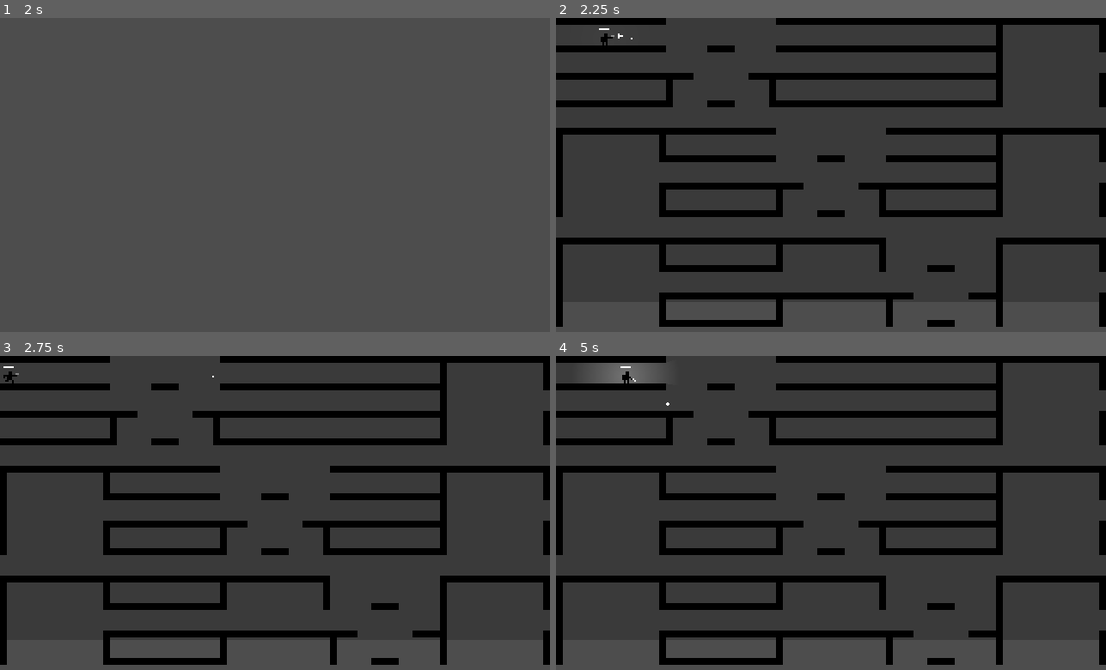
Above: before the commit, frames 1-4 (two rows, left to right).
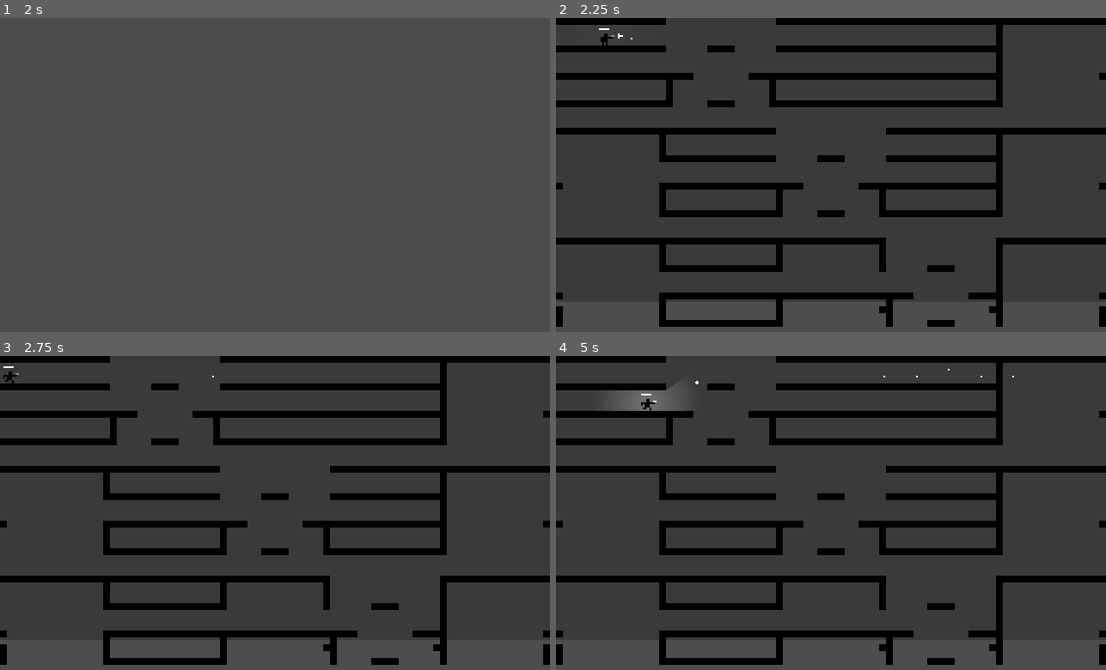
Above: after the commit, the same moments.

Repository: the-alex-g/goblin_guns
Game: Godot game, scene res://menus/join_menu.tscn
Two runs of this game, one before a commit and one after it. Both use one fixed random seed, a clock stepped at 60 frames per second and the inputs below.
Inputs (mouse positions are in pixels of both pictures, inside the frame that each line leads up to):
- Up to frame 1 (2 s): tap Enter at 0.5 s; move the mouse to (396, 165) at 0.52 s; press the mouse at (396, 165) at 0.53 s; hold D (right) from 0.53 s (still down); tap Space (jump) at 0.77, 1.25, 1.52 s; move the mouse to (165, 200) at 1.27 s; release the mouse at (165, 200) at 1.28 s; right-click (165, 200) at 1.35 s; click (165, 200) at 1.42 s
- Up to frame 2 (2.25 s): tap Enter at 2 s; move the mouse to (886, 109) at 2.02 s; release D (right) at 2.03 s; hold A (left) from 2.03 s (still down); hold Shift (sneak) from 2.03 s (still down); click (886, 109) at 2.17 s
- Up to frame 3 (2.75 s): keep holding A (left); keep holding Shift (sneak)
- Up to frame 4 (5 s): move the mouse to (803, 585) at 2.77 s; release A (left) at 2.78 s; release Shift (sneak) at 2.78 s; hold D (right) 2.78-4.28 s; tap Enter at 2.85 s; click (803, 585) at 2.92 s; tap Space (jump) at 3.02, 3.77, 4.52 s; move the mouse to (996, 569) at 3.52 s; press the mouse at (996, 569) at 3.53 s; move the mouse to (666, 472) at 4.27 s; release the mouse at (666, 472) at 4.28 s; hold A (left) from 4.28 s (still down); right-click (666, 472) at 4.35 s; click (666, 472) at 4.42 s

Frame 1 is identical in both runs. In frame 2, 1.1% of the frame differs, in the area x 0-100%, y 2-94%; in frame 3, 1.1%; in frame 4, 2.6%.

Commit message:
Add wall frame

Diff:
--- a/project/main/main.gd
+++ b/project/main/main.gd
@@ -32,8 +32,22 @@
 	_build_complex()
 
 
+func _build_outer_walls() -> void:
+	for x in range(-3, 82):
+		_add_cell(Vector2i(x, -3))
+		_add_cell(Vector2i(x, -1))
+		_add_cell(Vector2i(x, 40))
+		_add_cell(Vector2i(x, 42))
+	for y in range(-3, 42):
+		_add_cell(Vector2i(-3, y))
+		_add_cell(Vector2i(-1, y))
+		_add_cell(Vector2i(80, y))
+		_add_cell(Vector2i(82, y))
+
+
 func _build_complex() -> void:
 	_tile_layer.clear()
+	_build_outer_walls()
 	for row in 3:
 		var stair_location := randi_range(0, 4)
 		for column in 5:
--- a/project/player/player.tscn
+++ b/project/player/player.tscn
@@ -264,7 +264,6 @@
 [node name="Player" type="CharacterBody2D" unique_id=1037376385]
 collision_layer = 2
 script = ExtResource("1_oul6g")
-mouse_aim = true
 
 [node name="CollisionShape2D" type="CollisionShape2D" parent="." unique_id=1702218849]
 position = Vector2(0, -7.5)
